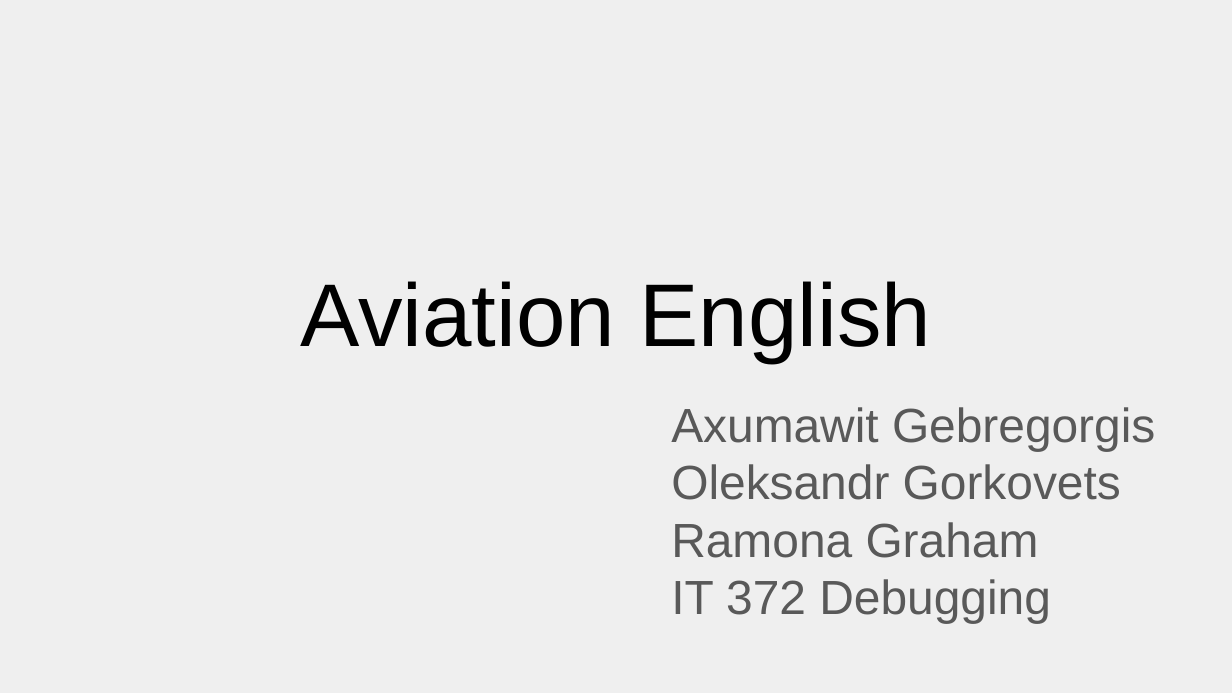
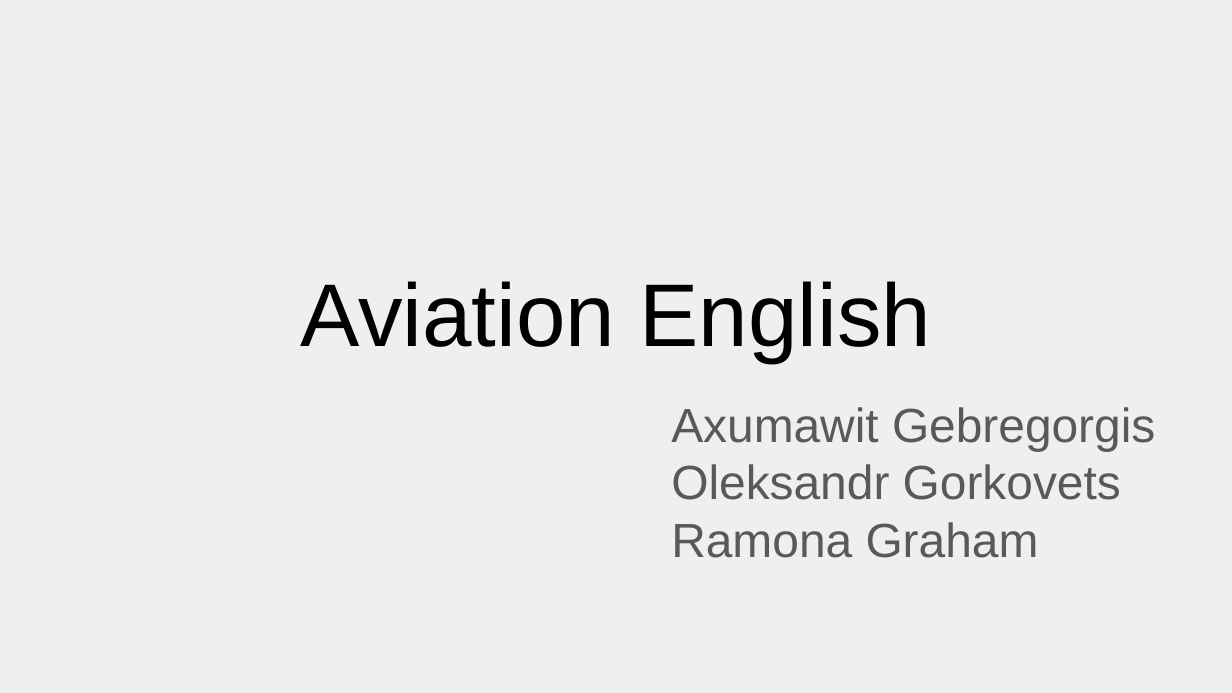
Before and after one commit to OGorkovets/avia, a slide deck: slide 1 of Documents for Maintenance/Aviation English.pptx. Drawn at 1232x693 pixels with LibreOffice and Linux fonts; fonts in the diff are those of the drawing. Boxes give left, top, right and bottom in pixels: in the first picture for what was removed or moved away, otherwise in the second. Text is boxed around its words. In the diff, an @@ line names an element or a change of style, - is before the commit and + after.

```diff
--- a/Documents for Maintenance/Aviation English.pptx
+++ b/Documents for Maintenance/Aviation English.pptx
@@ subtitle at [671, 579, 1051, 623]: paragraph removed @@
-IT 372 Debugging
```
Also in this commit, not shown: 1 other slide changed, 2 slides added, 2 other files.
